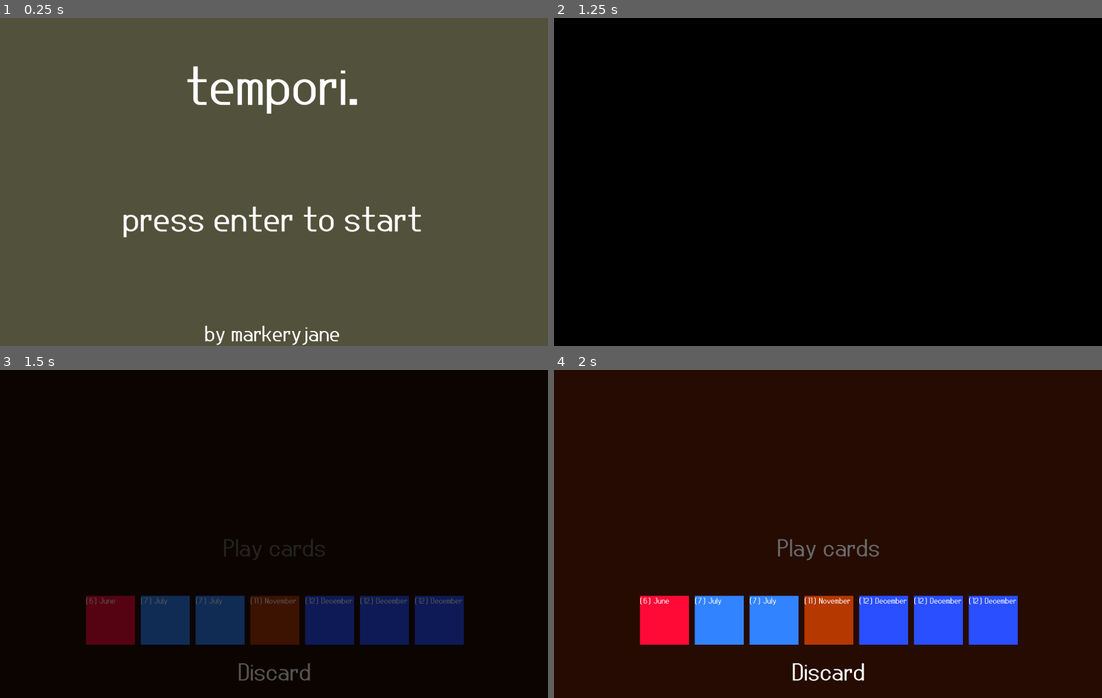
Above: before the commit, frames 1-4 (two rows, left to right).
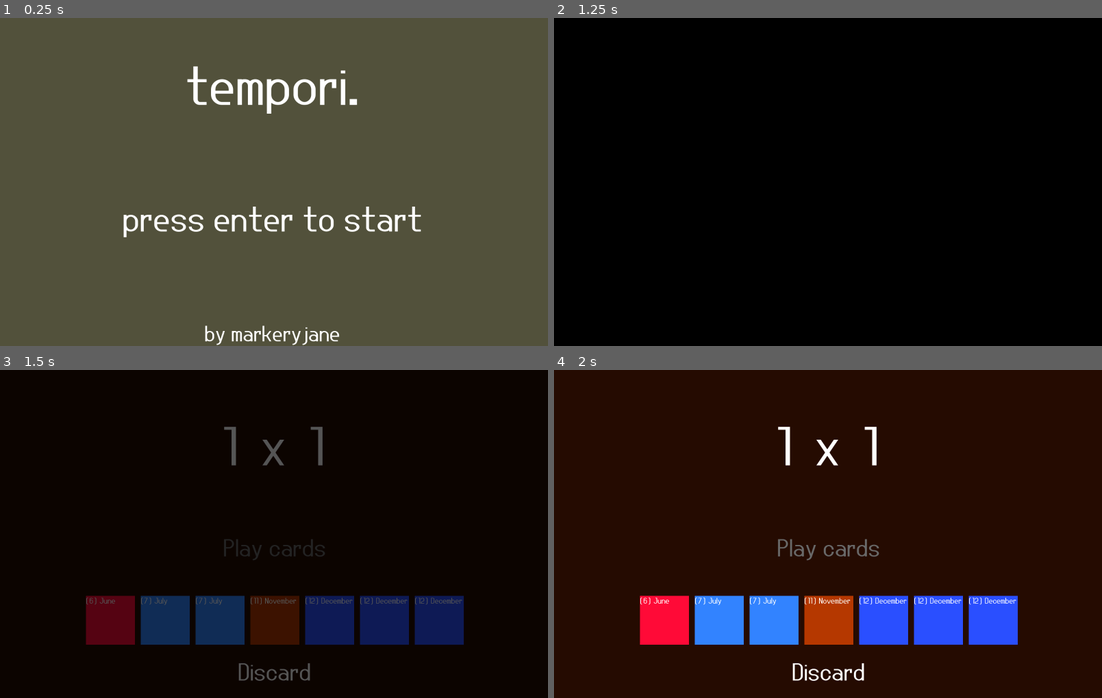
Above: after the commit, the same moments.

Repository: markeryjane/seeker
Game: Godot game, scene res://scenes/title_screen.tscn
The game is run twice, just before and just after one commit, with the same random seed, the same clock (stepped at 60 frames per second) and the same inputs.
Inputs:
- Up to frame 1 (0.25 s): no input
- Up to frame 2 (1.25 s): tap Enter (ui_accept) at 0.5, 0.6, 0.77, 1.07 s; hold Right (ui_right) from 0.53 s (still down)
- Up to frame 3 (1.5 s): release Right (ui_right) at 1.28 s; hold Down (ui_down) from 1.28 s (still down); tap Z (discard) at 1.35 s
- Up to frame 4 (2 s): keep holding Down (ui_down); tap Enter (ui_accept) at 1.52, 1.55, 1.82 s

Frames 1-2 are identical in both runs. In frame 3, 0.4% of the frame differs, in the area x 40-59%, y 17-30%; in frame 4, 0.4%.

Commit message:
added a combo display

Diff:
--- a/scenes/main_scene.gd
+++ b/scenes/main_scene.gd
@@ -10,6 +10,8 @@
 @onready var play_area_node: Node2D = %PlayArea
 @onready var discard_label: Label = %DiscardLabel
 @onready var play_label: Label = %PlayLabel
+@onready var points_label: Label = %PointsLabel
+@onready var multiplier_label: Label = %MultiplierLabel
 
 var selection_index = 0
 
@@ -22,6 +24,8 @@
 var scoring_numbers = []
 
 var score:int = 0
+var score_display_value:int = 0
+var combo_display_value:int = 0
 
 var game_is_over = false
 
@@ -149,7 +153,14 @@
 	if deck.size() == 0:
 		setup_deck()
 
+
+	update_combo_display()
+
 	#reposition_cards_in_hand()
+
+func update_combo_display():
+	var tween = get_tree().create_tween()
+	#tween.tween_property(self, "points_label")
 
 func select_card():
 	hand[selection_index].selected = !hand[selection_index].selected
@@ -220,9 +231,18 @@
 	for card in hand:
 		if card.card_effect == 2: #add points
 			_points_to_add += card.effect_amount
+
+	score_display_value = _points_to_add
+	points_label.text = str(score_display_value)
+
 	_points_to_add *= scoring_numbers.size()
 
 	score += _points_to_add
+
+
+	combo_display_value = scoring_numbers.size()
+	multiplier_label.text = str(combo_display_value)
+
 	#printt("POINTS",_points_to_add)
 	#print(scoring_numbers)
 
--- a/scenes/main_scene.tscn
+++ b/scenes/main_scene.tscn
@@ -43,3 +43,28 @@
 theme_override_font_sizes/font_size = 90
 text = "Discard"
 horizontal_alignment = 1
+
+[node name="ComboDisplay" type="CenterContainer" parent="."]
+offset_right = 1996.0
+offset_bottom = 552.0
+
+[node name="HBoxContainer" type="HBoxContainer" parent="ComboDisplay"]
+layout_mode = 2
+theme_override_constants/separation = 80
+
+[node name="PointsLabel" type="Label" parent="ComboDisplay/HBoxContainer"]
+unique_name_in_owner = true
+layout_mode = 2
+theme_override_font_sizes/font_size = 200
+text = "1"
+
+[node name="xLabel" type="Label" parent="ComboDisplay/HBoxContainer"]
+layout_mode = 2
+theme_override_font_sizes/font_size = 200
+text = "x"
+
+[node name="MultiplierLabel" type="Label" parent="ComboDisplay/HBoxContainer"]
+unique_name_in_owner = true
+layout_mode = 2
+theme_override_font_sizes/font_size = 200
+text = "1"
